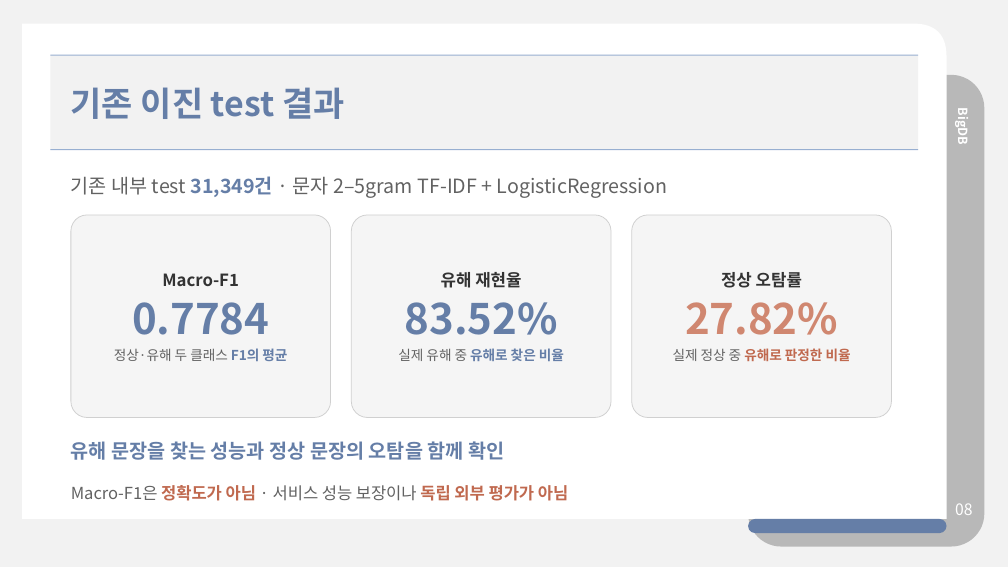
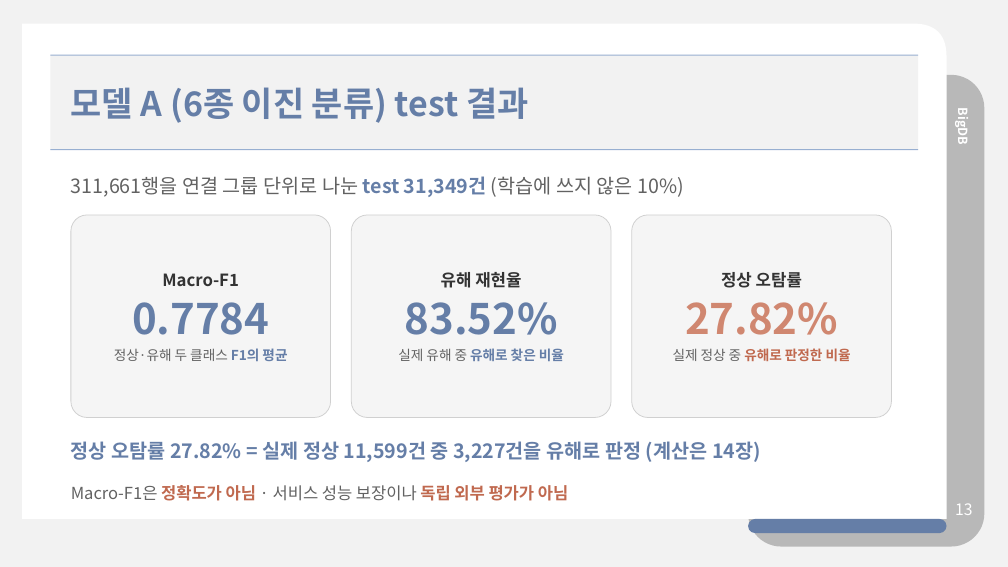
Before and after one commit to sangdelia/3-2-BigDB-Proj., a slide deck: slide 13 of ppts/BigDB 중간발표 - 혐오체인 (조규상,서재철,윤건호).pptx (slide 8 before the commit). Drawn at 1008x567 pixels with LibreOffice and Linux fonts; fonts in the diff are those of the drawing. Boxes give left, top, right and bottom in pixels: in the first picture for what was removed or moved away, otherwise in the second. Text is boxed around its words. In the diff, an @@ line names an element or a change of style, - is before the commit and + after.

```diff
--- a/ppts/BigDB 중간발표 - 혐오체인 (조규상,서재철,윤건호).pptx
+++ b/ppts/BigDB 중간발표 - 혐오체인 (조규상,서재철,윤건호).pptx
@@ text at (71, 87, 528, 123): text changed @@
-기존 이진 test 결과
+모델 A (6종 이진 분류) test 결과
@@ text at (71, 176, 684, 197): text changed @@
-기존 내부 test 31,349건 · 문자 2–5gram TF-IDF + LogisticRegression
+311,661행을 연결 그룹 단위로 나눈 test 31,349건 (학습에 쓰지 않은 10%)
@@ text at (71, 441, 761, 462): text changed @@
-유해 문장을 찾는 성능과 정상 문장의 오탐을 함께 확인
+정상 오탐률 27.82% = 실제 정상 11,599건 중 3,227건을 유해로 판정 (계산은 14장)
@@ text at (955, 503, 972, 515): text changed @@
-08
+13
```
Also in this commit, not shown: 10 other slides changed, 9 slides added, 23 other files.
